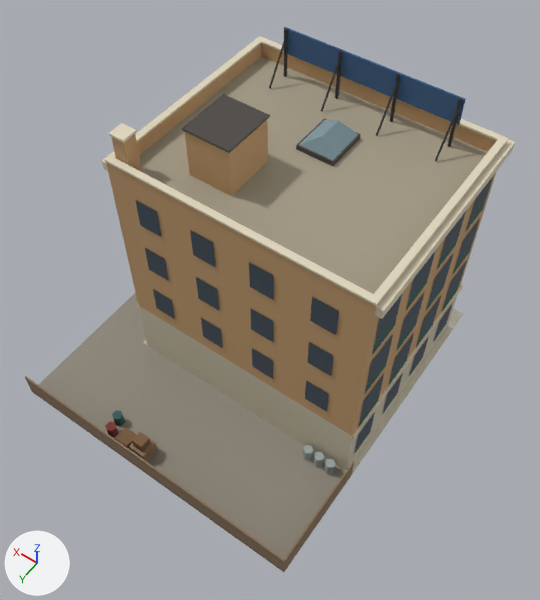
Before and after pictures for a commit that changed the glTF model public/models/office_c.glb.
Camera for both pictures: a camera (50 mm lens) standing at (-17.3, 22.6, 42.1) and looking at (-1.8, 0.9, 7.9). Every picture has the same lights, and +X, +Y and +Z are marked at lower left. The first picture is the older version. Vertices at exactly the same position are counted once.

Names of what the first picture shows: 'office_c'.
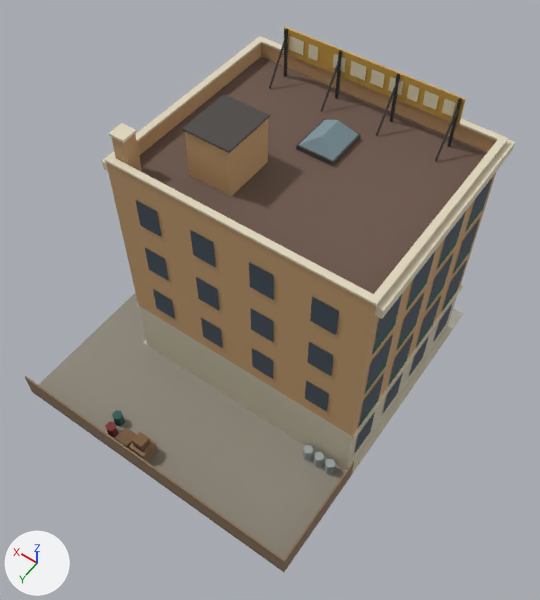
Where the change shows, as pixel boxes (x1, y1, x2, y2) in the pictures (540 x 600 px):
```json
{"part": 1, "of": "me_office_c", "change": "added", "after": [289, 36, 456, 116]}
{"part": 2, "of": "me_office_c", "change": "recoloured", "before": [139, 56, 488, 294], "after": [139, 56, 488, 294], "on screen": "beige to brown"}
{"part": 3, "of": "me_office_c", "change": "recoloured", "before": [284, 27, 466, 125], "after": [284, 27, 466, 125], "on screen": "blue to orange"}
```

Edits to the scene script, one JSON object a line:
```json
{"op": "add", "block": "mat_win_sign_gold", "code": ["mat_win_sign_gold = principled_material('win_sign_gold')", "mat_win_sign_gold.base_color = (0.638, 0.376, 0.0648)  # orange #d1a548", "mat_win_sign_gold.roughness = 0.8"]}
{"op": "add", "block": "mat_td_roof2", "code": ["mat_td_roof2 = principled_material('td_roof2')", "mat_td_roof2.base_color = (0.147, 0.0908, 0.0666)  # brown #6b5549", "mat_td_roof2.roughness = 0.8"]}
{"block": "me_office_c", "where": "# used by ob_office_c; location = (0.0, 0.0, 0.0)"}
{"op": "remove", "block": "me_office_c", "code": "me_office_c.from_pydata(...)  # 771 vertices, 814 faces; spans x -10.0..10.0, y -11.0..11.0, z 0.0..18.6"}
{"op": "add", "block": "me_office_c", "code": "me_office_c.from_pydata(...)  # 807 vertices, 832 faces; spans x -10.0..10.0, y -11.0..11.0, z 0.0..18.6"}
{"block": "me_office_c", "change": "me_office_c part 1"}
{"block": "me_office_c", "change": "18 vertices are added at x -6.8..3.5, y -8.4, z 17.4"}
{"block": "me_office_c", "change": "18 new vertices lie (0.0, 0.0, 0.8) away from vertices in x -6.8..3.5, y -8.4, z 17.4"}
{"block": "me_office_c", "change": "18 new faces join them, mat_win_sign_cream (beige #f0e6c4)"}
{"block": "me_office_c", "change": "me_office_c part 2: 12 faces spanning x -9.3..6.0, y -9.1..3.6, z 15.5 switch from mat_td_roof4 (beige #a39a85) to mat_td_roof2 (brown #6b5549)"}
{"block": "me_office_c", "change": "me_office_c part 3: 12 faces spanning x -7.2..3.9, y -8.5..-8.4, z 17.0..18.6 switch from mat_win_sign_blue (blue #3a5f8a) to mat_win_sign_gold (orange #d1a548)"}
```
